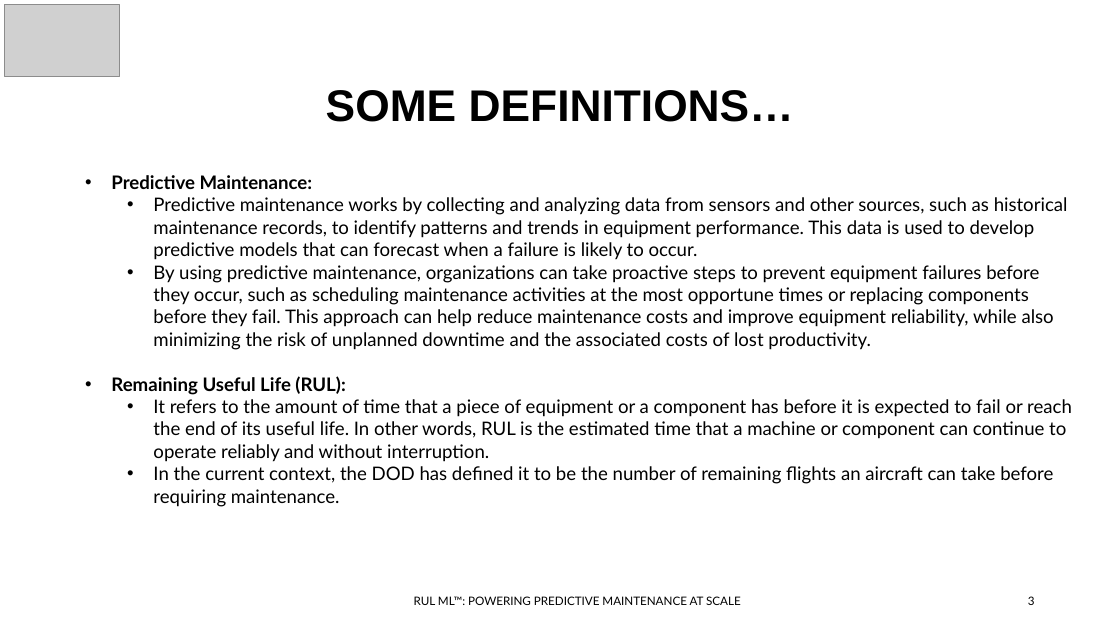
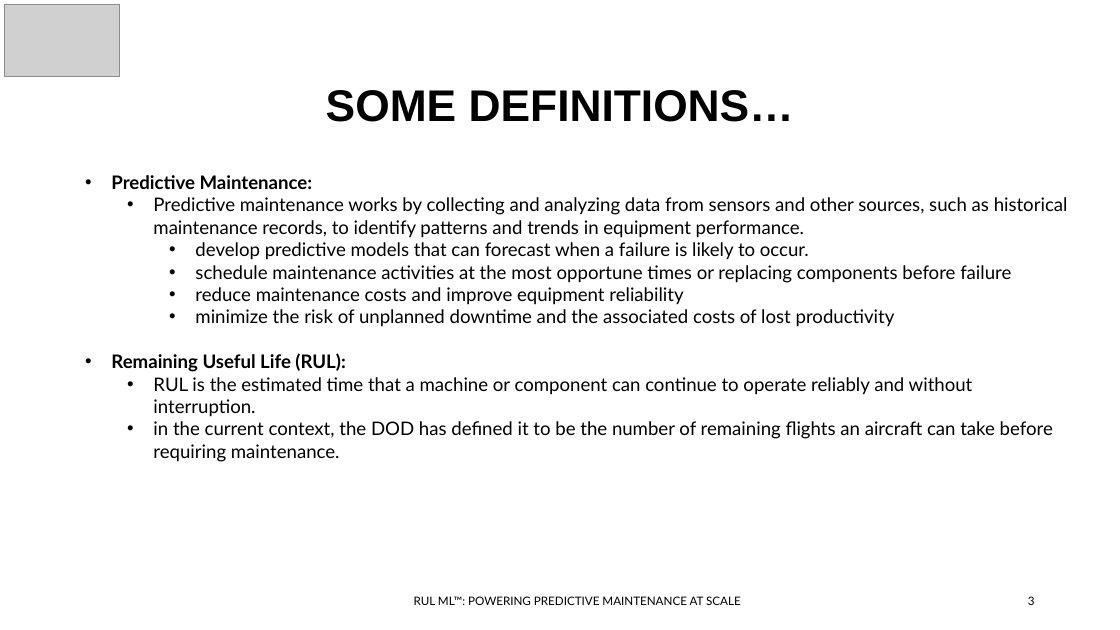
Before and after one commit to ddealwis09/Remaining_Useful_Life, a slide deck: slide 3 of docs/FourthBrain Capstone Demo Day Deck.pptx. Drawn at 1120x630 pixels with LibreOffice and Linux fonts; fonts in the diff are those of the drawing; grey boxes stand for pictures. Boxes give left, top, right and bottom in pixels: in the first picture for what was removed or moved away, otherwise in the second. Text is boxed around its words. In the diff, an @@ line names an element or a change of style, - is before the commit and + after.

```diff
--- a/docs/FourthBrain Capstone Demo Day Deck.pptx
+++ b/docs/FourthBrain Capstone Demo Day Deck.pptx
@@ text at (x1=153, y1=197, x2=1068, y2=327): text changed @@
-  • Predictive maintenance works by collecting and analyzing data from sensors and other sources, such as historical maintenance records, to identify patterns and trends in equipment performance. This data is used to develop predictive models that can forecast when a failure is likely to occur.
-  • By using predictive maintenance, organizations can take proactive steps to prevent equipment failures before they occur, such as scheduling maintenance activities at the most opportune times or replacing components before they fail. This approach can help reduce maintenance costs and improve equipment reliability, while also minimizing the risk of unplanned downtime and the associated costs of lost productivity.
+  • Predictive maintenance works by collecting and analyzing data from sensors and other sources, such as historical maintenance records, to identify patterns and trends in equipment performance.
+    • develop predictive models that can forecast when a failure is likely to occur.
+    • schedule maintenance activities at the most opportune times or replacing components before failure
+    • reduce maintenance costs and improve equipment reliability
+    • minimize the risk of unplanned downtime and the associated costs of lost productivity
@@ text at (x1=153, y1=377, x2=1053, y2=462): text changed @@
-  • It refers to the amount of time that a piece of equipment or a component has before it is expected to fail or reach the end of its useful life. In other words, RUL is the estimated time that a machine or component can continue to operate reliably and without interruption.
-  • In the current context, the DOD has defined it to be the number of remaining flights an aircraft can take before requiring maintenance.
+  • RUL is the estimated time that a machine or component can continue to operate reliably and without interruption.
+  • in the current context, the DOD has defined it to be the number of remaining flights an aircraft can take before requiring maintenance.
```
Also in this commit, not shown: 5 other slides changed, 1 other file.
